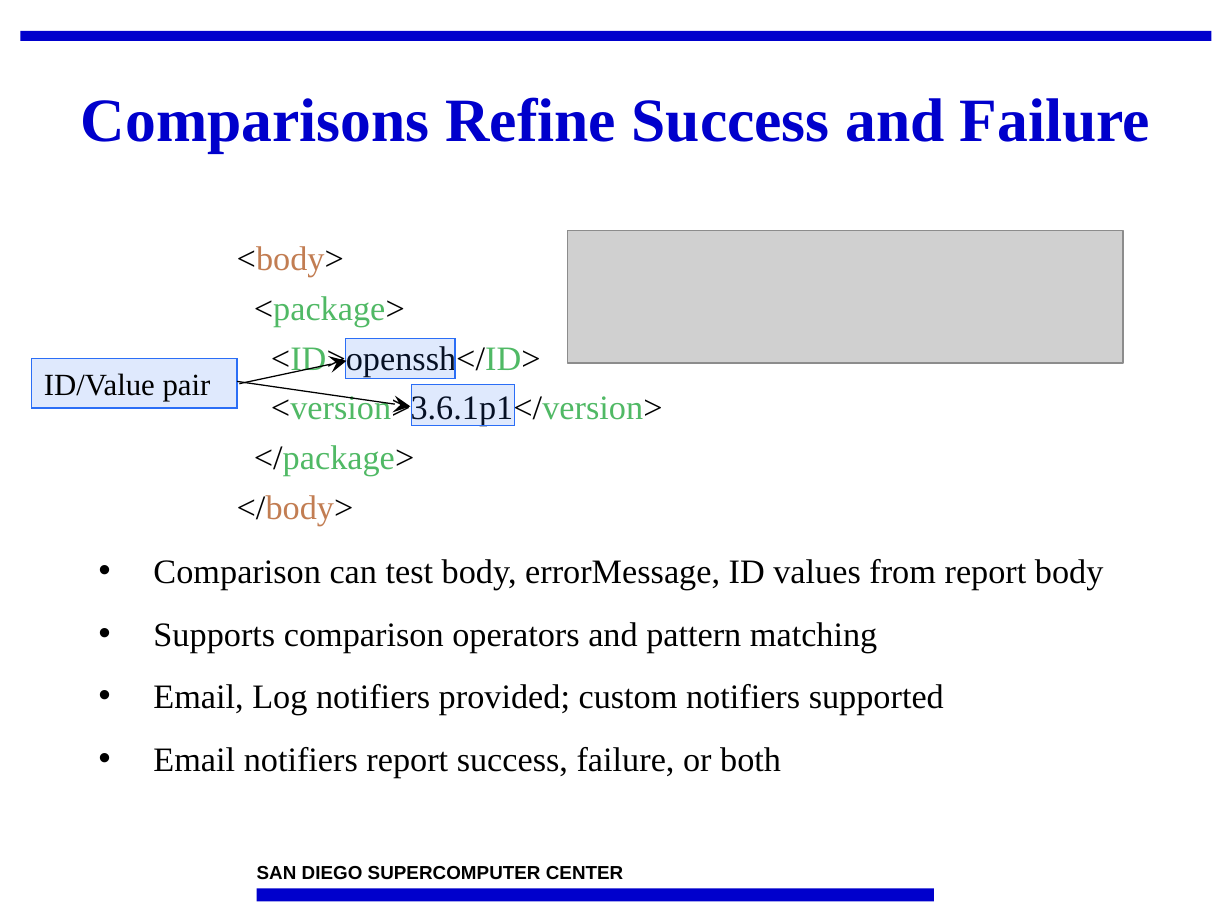
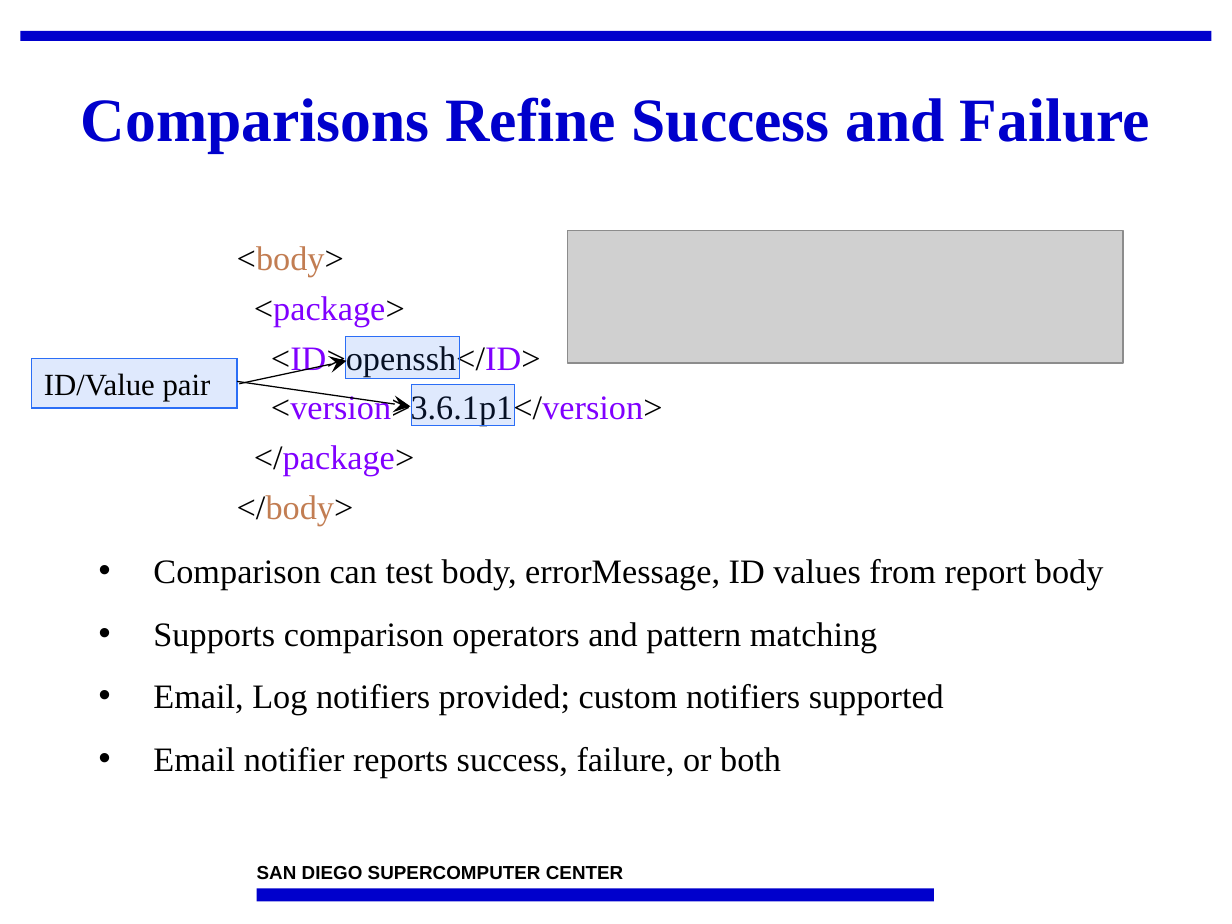
Before and after one commit to IncaProject/inca-xsede, a slide deck: slide 16 of talks/2008workshop/incat.ppt (slide 17 before the commit). Drawn at 1232x924 pixels with LibreOffice and Linux fonts; fonts in the diff are those of the drawing; grey boxes stand for pictures; background and template pictures are left out. Boxes give left, top, right and bottom in pixels: in the first picture for what was removed or moved away, otherwise in the second. Text is boxed around its words. In the diff, an @@ line names an element or a change of style, - is before the commit and + after.

```diff
--- a/talks/2008workshop/incat.ppt
+++ b/talks/2008workshop/incat.ppt
@@ text at bbox=[254, 296, 663, 476]: text colour #50B965 to #8000FF in "<package>", "<ID>openssh</ID>", "<version>3.6.1p1</version>", "</package>" @@
@@ rectangle: place and size @@
-rectangle at bbox=[345, 339, 455, 379]
+rectangle at bbox=[345, 336, 460, 379]
@@ text at bbox=[153, 747, 781, 778]: text changed @@
-• Email notifiers report success, failure, or both
+• Email notifier reports success, failure, or both
```
Also in this commit, not shown: 4 other slides changed, 1 slide added, 1 slide removed, 1 other file.
